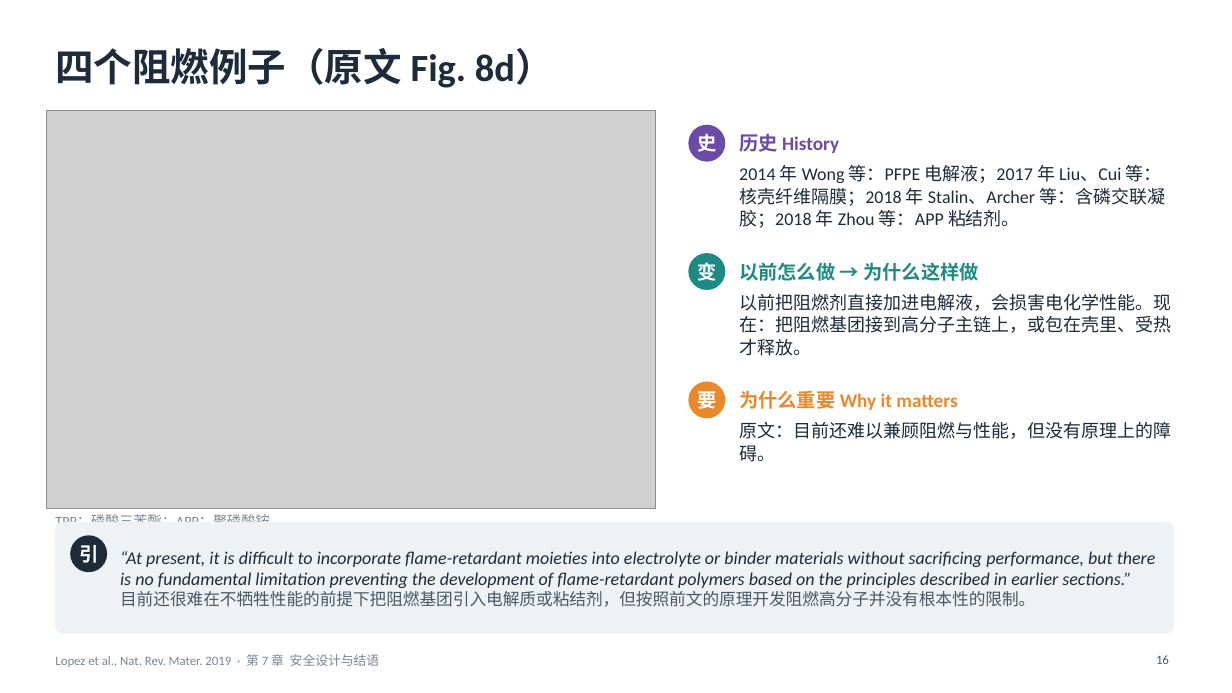
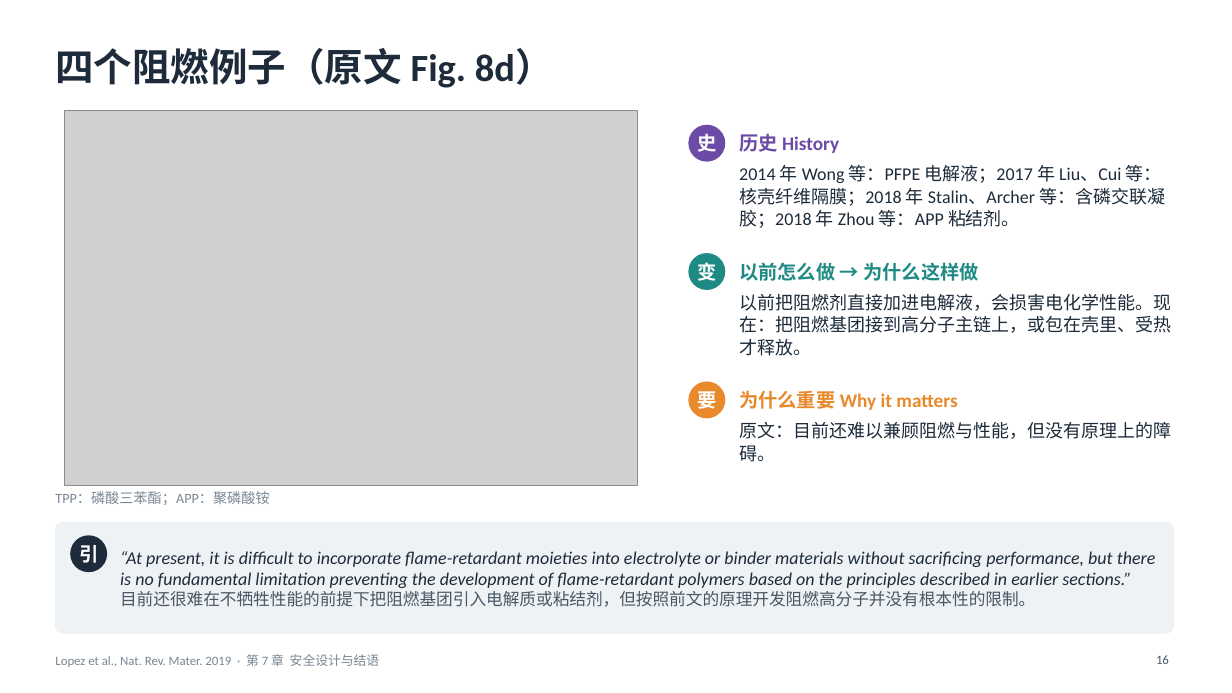
Before and after one commit to zhaoyuw44-lang/Trash, a slide deck: slide 16 of slides/decks/lopez2019/lopez2019_ch7.pptx. Drawn at 1232x693 pixels with LibreOffice and Linux fonts; fonts in the diff are those of the drawing; grey boxes stand for pictures. Boxes give left, top, right and bottom in pixels: in the first picture for what was removed or moved away, otherwise in the second. Text is boxed around its words. In the diff, an @@ line names an element or a change of style, - is before the commit and + after.

```diff
--- a/slides/decks/lopez2019/lopez2019_ch7.pptx
+++ b/slides/decks/lopez2019/lopez2019_ch7.pptx
@@ picture: place and size @@
-picture at bbox=[47, 111, 656, 508]
+picture at bbox=[65, 111, 638, 485]
@@ text "TPP：磷酸三苯酯；APP：聚磷酸铵" rewrapped from bbox=[55, 514, 269, 523] to bbox=[55, 491, 269, 505] @@
```
Also in this commit, not shown: 2 other files.
